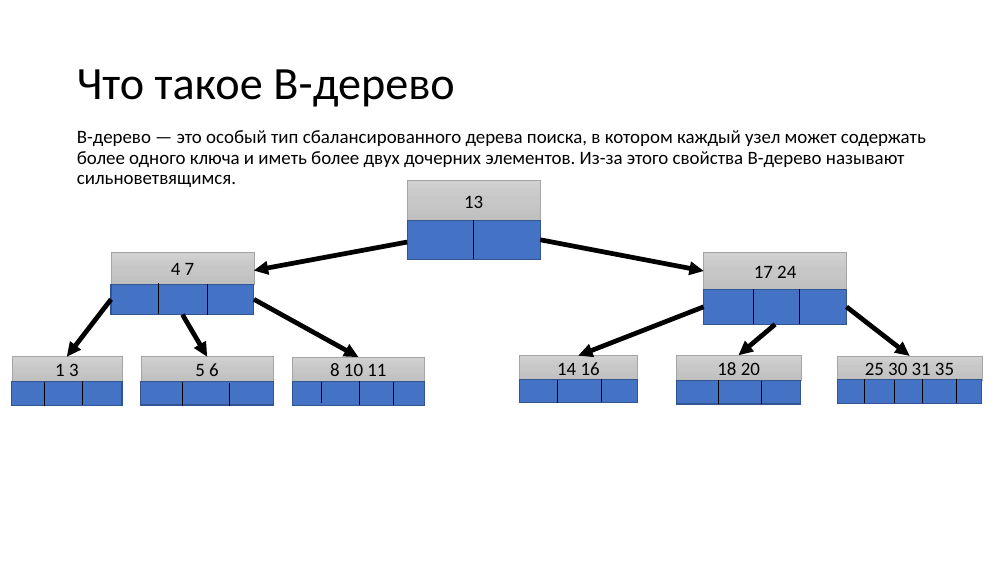
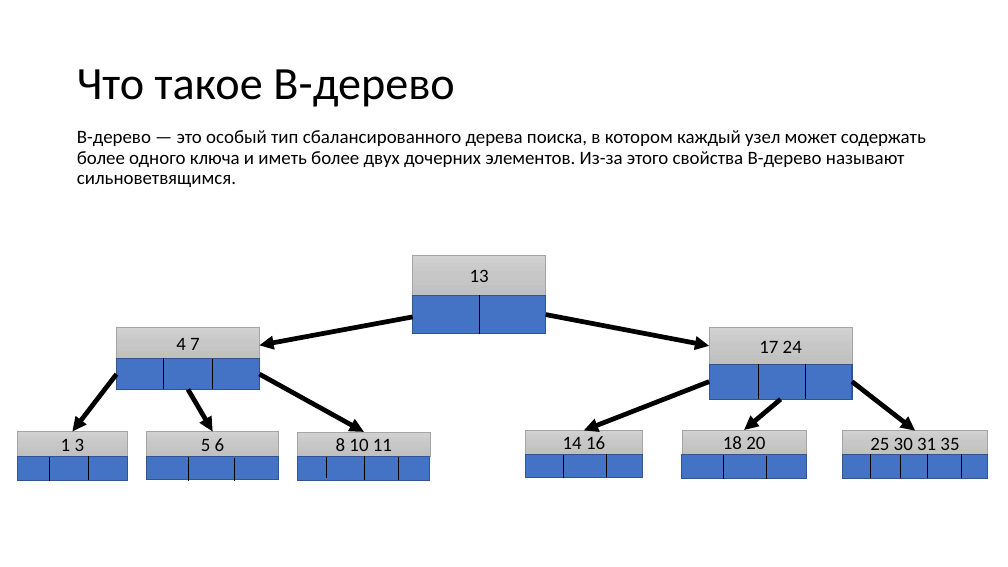
Before and after one commit to IluhaZaz/B_Tree, a slide deck: slide 2 of b_tree.pptx. Drawn at 1008x567 pixels with LibreOffice and Linux fonts; fonts in the diff are those of the drawing. Boxes give left, top, right and bottom in pixels: in the first picture for what was removed or moved away, otherwise in the second. Text is boxed around its words. In the diff, an @@ line names an element or a change of style, - is before the commit and + after.

```diff
--- a/b_tree.pptx
+++ b/b_tree.pptx
@@ 20 lines, 18 rectangles, 8 arrows: place and size @@
-20 lines, 18 rectangles, 8 arrows at [12, 181, 982, 406]
+20 lines, 18 rectangles, 8 arrows at [17, 256, 988, 481]
```
Also in this commit, not shown: 1 other slide changed, 11 slides added, 1 slide removed.
